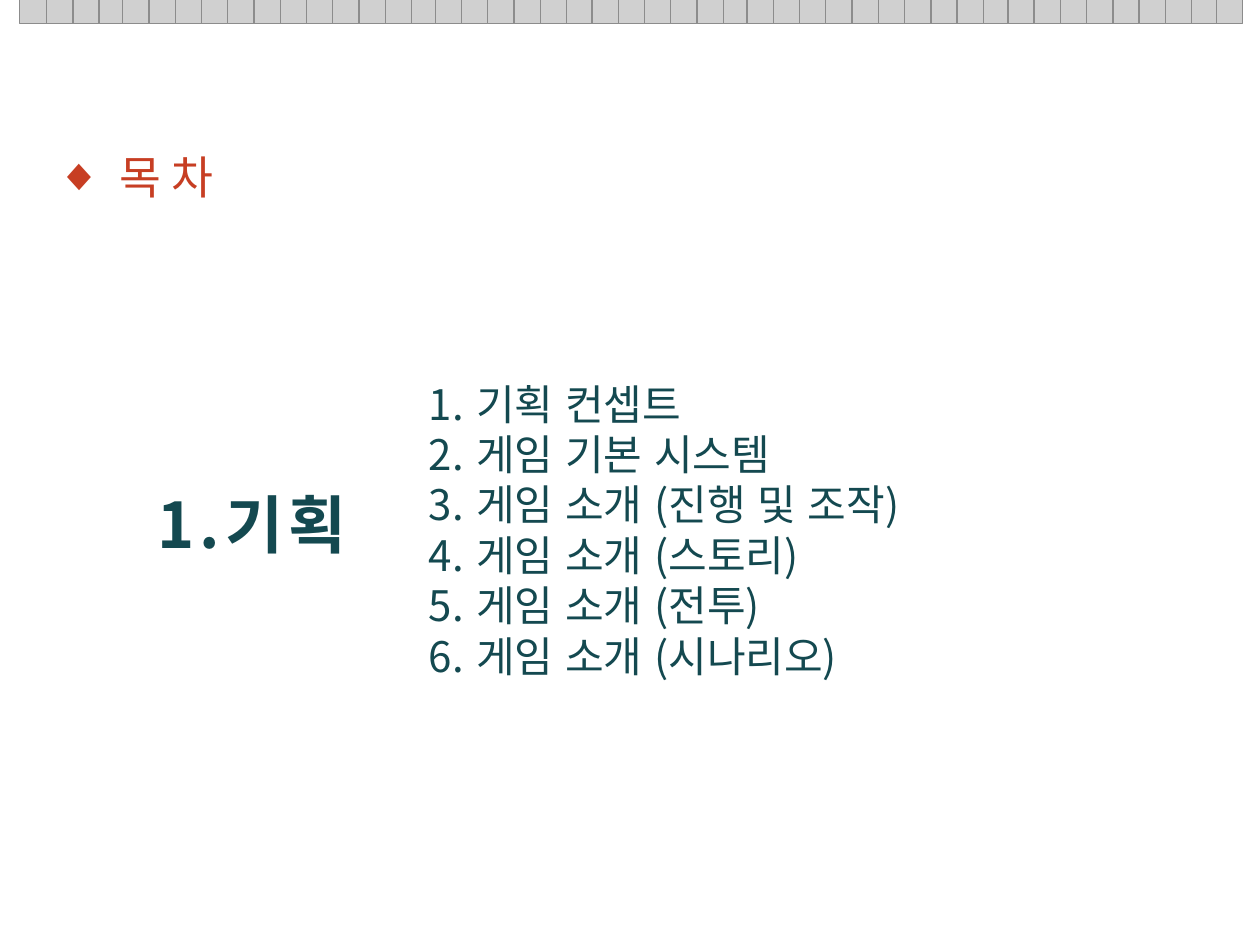
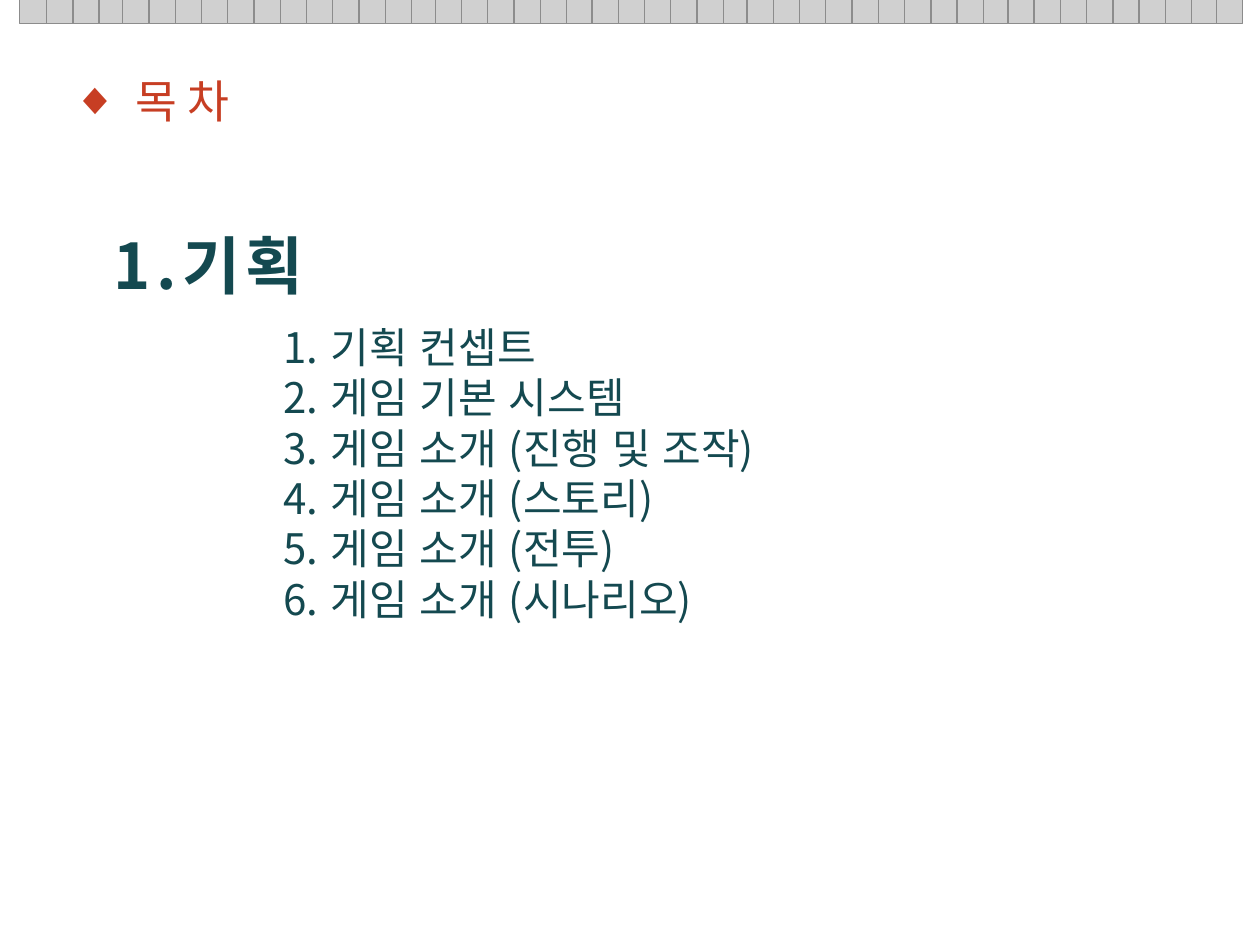
Before and after one commit to iconstudio/2017-Platformer, a slide deck: slide 3 of slides/Exodus_20171105.pptx. Drawn at 1260x945 pixels with LibreOffice and Linux fonts; fonts in the diff are those of the drawing; grey boxes stand for pictures; background and template pictures are left out. Boxes give left, top, right and bottom in pixels: in the first picture for what was removed or moved away, otherwise in the second. Text is boxed around its words. In the diff, an @@ line names an element or a change of style, - is before the commit and + after.

```diff
--- a/slides/Exodus_20171105.pptx
+++ b/slides/Exodus_20171105.pptx
@@ title "목차": place and size @@
-title "목차" at <box>119,156,213,198</box>
+title "목차" at <box>135,80,229,122</box>
@@ text "1.기획": place and size @@
-text "1.기획" at <box>157,495,346,554</box>
+text "1.기획" at <box>114,236,303,295</box>
@@ text "기획 컨셉트": place and size @@
-text "기획 컨셉트" at <box>476,385,899,680</box>
+text "기획 컨셉트" at <box>331,328,754,623</box>
```
Also in this commit, not shown: 2 other slides changed, 1 slide added, 3 slides removed, 3 other files.
